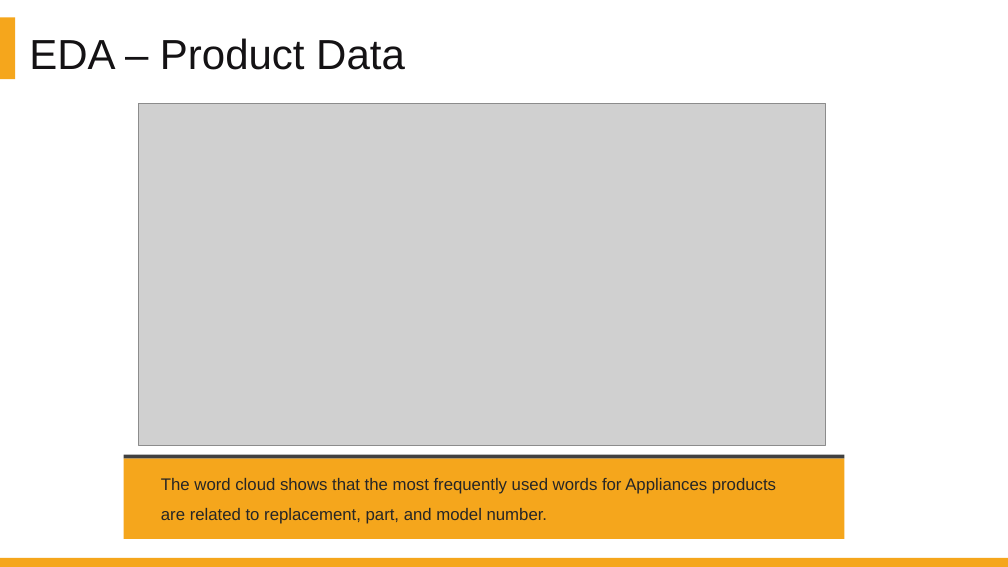
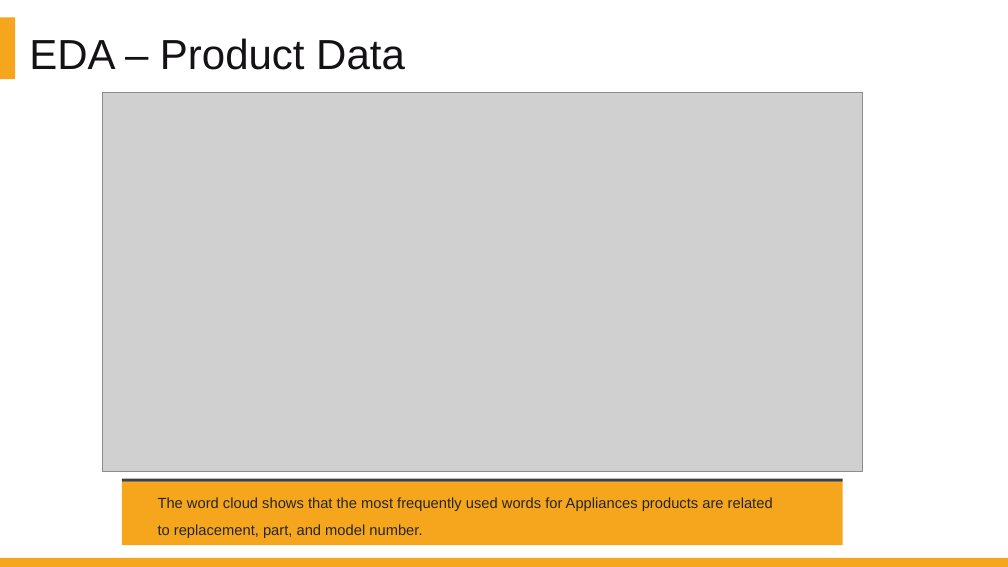
Before and after one commit to DATA-606-SPRING-2022/Jin_DATA606, a slide deck: slide 23 of presentation/Project_Presentation_EDA_v1.1.pptx (slide 22 before the commit). Drawn at 1008x567 pixels with LibreOffice and Linux fonts; fonts in the diff are those of the drawing; grey boxes stand for pictures. Boxes give left, top, right and bottom in pixels: in the first picture for what was removed or moved away, otherwise in the second. Text is boxed around its words. In the diff, an @@ line names an element or a change of style, - is before the commit and + after.

```diff
--- a/presentation/Project_Presentation_EDA_v1.1.pptx
+++ b/presentation/Project_Presentation_EDA_v1.1.pptx
@@ picture: place and size @@
-picture at (139, 103, 826, 445)
+picture at (102, 92, 863, 471)
@@ rectangle: place and size @@
-rectangle at (124, 454, 845, 458)
+rectangle at (122, 479, 842, 482)
@@ rectangle: place and size @@
-rectangle at (124, 458, 845, 538)
+rectangle at (122, 482, 842, 545)
@@ text "The word cloud shows that ...": place and size @@
-text "The word cloud shows that ..." at (161, 478, 776, 524)
+text "The word cloud shows that ..." at (158, 497, 773, 538)
@@ text "The word cloud shows that ..." at (158, 497, 773, 538): size 16 to 14 pt @@
```
Also in this commit, not shown: 9 other slides changed, 1 slide added.
